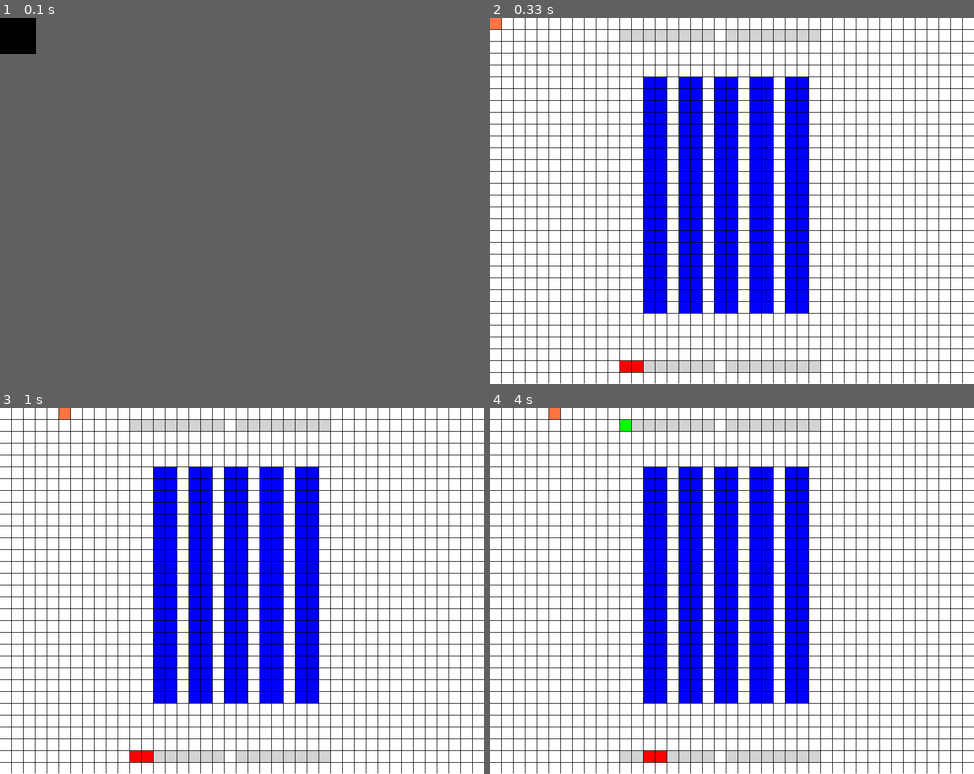
Above: before the commit, frames 1-4 (two rows, left to right).
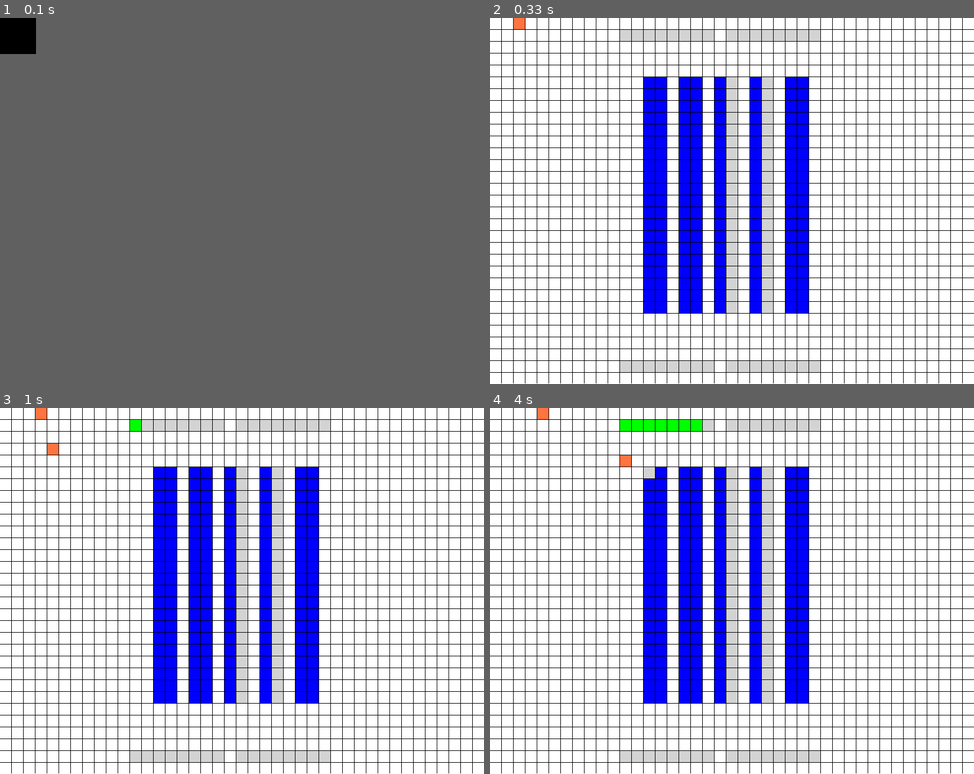
Above: after the commit, the same moments.

Repository: ironmann250/warehouse-simulator
Game: pygame game, started from interface.py
Same seed, same stepped clock (60 frames per second), same inputs: the game is played once before the commit and once after it.
Inputs:
- Up to frame 1 (0.1 s): no input
- Up to frame 2 (0.33 s): no input
- Up to frame 3 (1 s): hold Right 0.33-0.8 s; hold Up from 0.83 s (still down)
- Up to frame 4 (4 s): release Up at 1.13 s; hold Right 1.17-1.63 s; hold Left 1.67-2.2 s; hold Down 2.23-2.53 s; hold Left 2.57-2.97 s; hold Up 3-3.37 s; hold Right from 3.4 s (still down)

Frame 1 is identical in both runs. In frame 2, 3.1% of the frame differs, in the area x 0-59%, y 0-97%; in frame 3, 3.3%; in frame 4, 3.7%, in the area x 9-59%, y 0-97%.

Commit message:
added a simple auto retrieval, still buggy

Diff:
--- a/config.py
+++ b/config.py
@@ -13,7 +13,7 @@
 
 INPUT=2
 INPUT_CONTAINERS=8
-INPUT_SPEED=2000 #milliseconds
+INPUT_SPEED=500 #milliseconds
 INPUTS_COLOR=(0,255,0)
 
 
@@ -78,7 +78,7 @@
         for length in range(CRATES_LENGTH):
             for width in range(CRATES_WIDTH):
                 #choose randomly with bias of n% for a crate to not be empty
-                CRATES[group][length][width]=random.choices([1,0], weights=(100,0),k=1)[0]
+                CRATES[group][length][width]=random.choices([1,0], weights=(70,30),k=1)[0]
 
 
 randomly_populate_crates()
--- a/interface.py
+++ b/interface.py
@@ -3,7 +3,7 @@
 from maze import Maze, MazeLocation, manhattan_distance,euclidean_distance
 from generic_search import dfs, bfs, node_to_path, astar, Node
 from typing import List, NamedTuple, Callable, Optional
-from simpleWarehouseManager import organize_crates,get_updated_crates,update_grid,make_all_crates_empty
+from simpleWarehouseManager import organize_crates,get_updated_crates,update_grid,make_all_crates_empty,make_instruction
 #global vars
 from pygame.locals import (
 
@@ -144,12 +144,7 @@
 
         for i in range(config.OUTPUTS):
             for j in range (config.OUTPUT_CONTAINERS):
-                if i==0 and j==0:
-                    self.grid[gridx][gridy]=[3,1] #put type and list location
-                elif i==0 and j==1:
-                    self.grid[gridx][gridy]=[3,1] #put type and list location
-                else:
-                    self.grid[gridx][gridy]=[3,0]
+                self.grid[gridx][gridy]=[3,0]
                 gridx+=1
             gridx+=1 # skip a cell
 
@@ -377,11 +372,16 @@
                     return True
         return False
 
+    def get_crane_location(self):
+        for r,rows in enumerate(self.grid):
+            for c,col in enumerate(rows):
+                if col[0]==4:
+                    return r,c
+
     def execute_instruction(self):
         if self.instruction_counter>=len(config.INSTRUCTIONS):
-            #self.grid=organize_crates(self.grid.copy(),self.crates.copy()).copy()
-            #empt=make_all_crates_empty(self.crates.copy())
-            #get_updated_crates(update_grid(self.grid,empt),self.crates)
+            config.INSTRUCTIONS=make_instruction(self.grid,self.get_crane_location())
+            self.instruction_counter=0
             return None
         start,end,action=config.INSTRUCTIONS[self.instruction_counter]
         if len(self.path)>0: #let path finish
@@ -409,7 +409,7 @@
         self.draw_components()
         action=self.execute_instruction()
         if action:
-            self.path_exec(action,0)
+            self.path_exec(action,0.05)
         pygame.display.update()
 
     def run(self):
--- a/simpleWarehouseManager.py
+++ b/simpleWarehouseManager.py
@@ -5,7 +5,7 @@
 # the crane executess each order one by one
 # the crane will pause if outputs are full then continue after
 
-import config,random
+import config,random,pprint
 
 order_count=0
 
@@ -28,6 +28,7 @@
 #take bottom crates and put in outputs
 #wait or add inputs if outputs is full
 #decrement order_count
+
 def get_updated_crates(grid,crates):
     total_crates=0
     tot_grid=0
@@ -121,3 +122,47 @@
         full_crates.reverse()
         empty_crates.reverse()
     return full_crates,empty_crates
+
+
+def make_instruction(grid,start):
+    #get full crates
+    crate=None
+    #get output
+    output=None
+    instructions=[]
+    for r,rows in enumerate(grid):
+        for c,col in enumerate(rows):
+            if col[0]==1 and col[1]==1 and not crate:
+                crate=[r,c]
+            elif col[0]==3 and col[1]==0 and not output:
+                output=[r,c]
+            else:
+                continue
+    #make instruction
+    #check if the crate is on the left or right
+    left=False
+    right=False
+    if grid[crate[0]][crate[1]-1][0]==3:
+        right=True
+    else:
+        left=True
+
+    if left:
+        #from start to crate
+        end1=[crate[0]-1,crate[1]]
+        action1='right'
+        instructions.append([start,end1,action1])
+        #from crate to output
+        end2=[output[0],output[1]-1]
+        action2='down'
+        instructions.append([end1,end2,action2])
+    else:
+        #from start to crate
+        end1=[crate[0]+1,crate[1]]
+        action1='left'
+        instructions.append([start,end1,action1])
+        #from crate to output
+        end2=[output[0],output[1]-1]
+        action2='down'
+        instructions.append([end1,end2,action2])
+    return instructions
